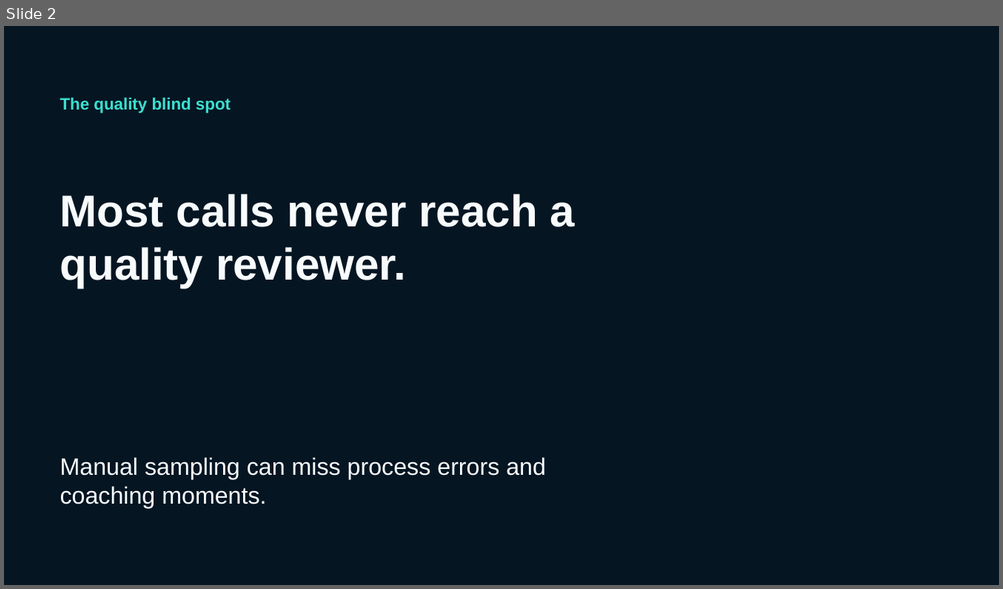
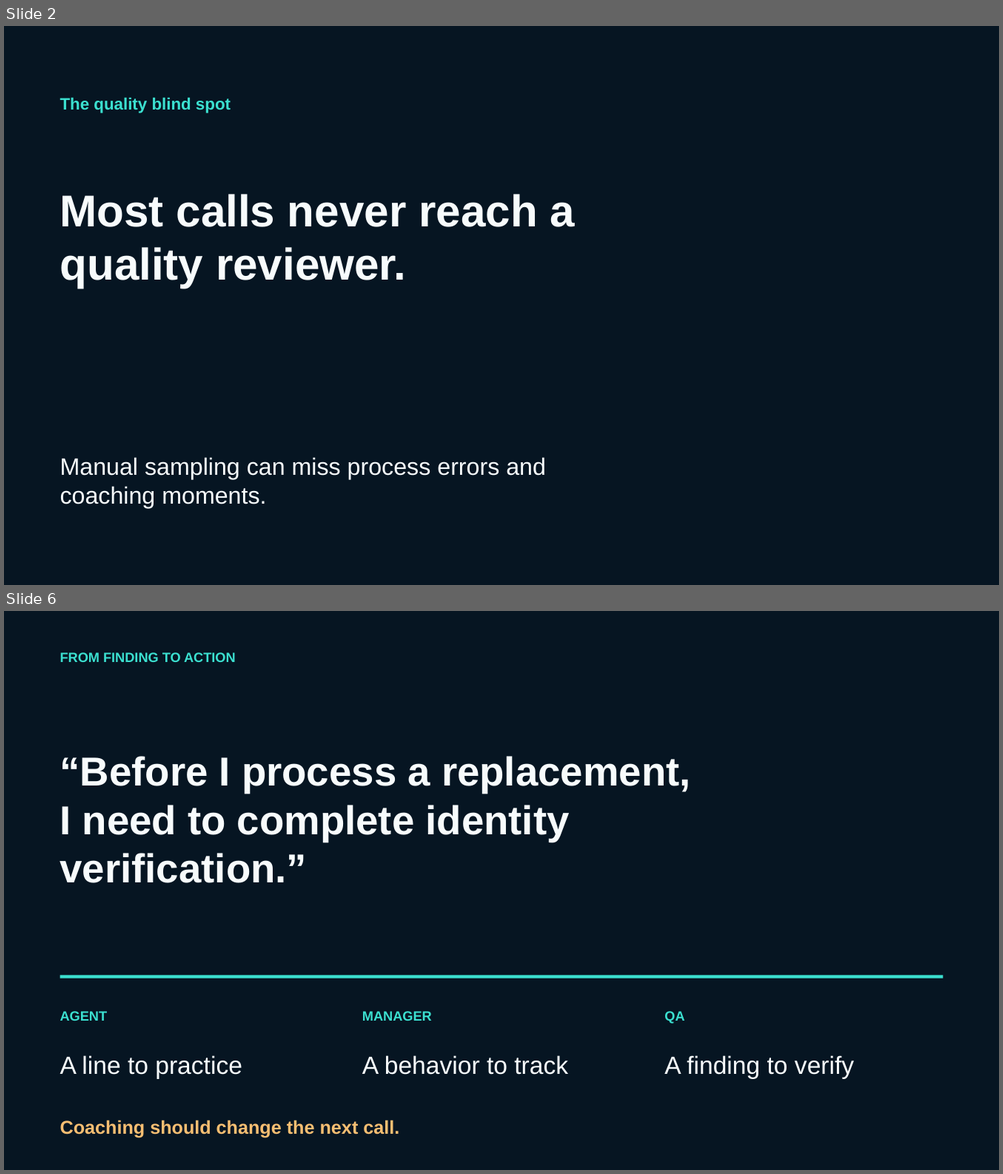
Before and after one commit to XTEP63/calliq-ai, a slide deck: presentation/output/CallIQ-innovation-demo.pptx. Shown one above the other, each under a label of ours: slide 2 before the commit, slides 2 and 6 after it; the slides between them are not shown. The pictures are 1003x589 and 1003x1174 pixels, drawn with LibreOffice and Linux fonts; fonts in the diff are those of the drawing; background and template pictures are left out. Boxes give left, top, right and bottom in pixels: in the first picture for what was removed or moved away, otherwise in the second. Text is boxed around its words. In the diff, an @@ line names an element or a change of style, - is before the commit and + after.

Commit message:
Revise CallIQ pitch deck for solo product story

```diff
--- a/presentation/output/CallIQ-innovation-demo.pptx
+++ b/presentation/output/CallIQ-innovation-demo.pptx
@@ slide 6 added at bbox=[4, 611, 999, 1170], background #061522 @@
@@ text added at bbox=[60, 652, 236, 662], 13 pt, text #3BE0D0, bold @@
+FROM FINDING TO ACTION
@@ text added at bbox=[60, 756, 691, 883], 39 pt, text #F7FBFC, bold @@
+“Before I process a replacement,
+I need to complete identity
+verification.”
@@ rectangle added at bbox=[60, 976, 942, 979], fill #3BE0D0 @@
@@ text added at bbox=[60, 1011, 108, 1021], 13 pt, text #3BE0D0, bold @@
+AGENT
@@ text added at bbox=[362, 1011, 432, 1021], 13 pt, text #3BE0D0, bold @@
+MANAGER
@@ text added at bbox=[664, 1011, 684, 1024], 13 pt, text #3BE0D0, bold @@
+QA
@@ text added at bbox=[60, 1056, 242, 1079], 24 pt, text #F7FBFC @@
+A line to practice
@@ text added at bbox=[362, 1056, 568, 1075], 24 pt, text #F7FBFC @@
+A behavior to track
@@ text added at bbox=[664, 1056, 854, 1079], 24 pt, text #F7FBFC @@
+A finding to verify
@@ text added at bbox=[60, 1120, 399, 1139], 18 pt, text #F6BE72, bold @@
+Coaching should change the next call.
```
Also in this commit, not shown: 2 slides changed, 7 other slides added, 8 slides removed, 5 other files.
